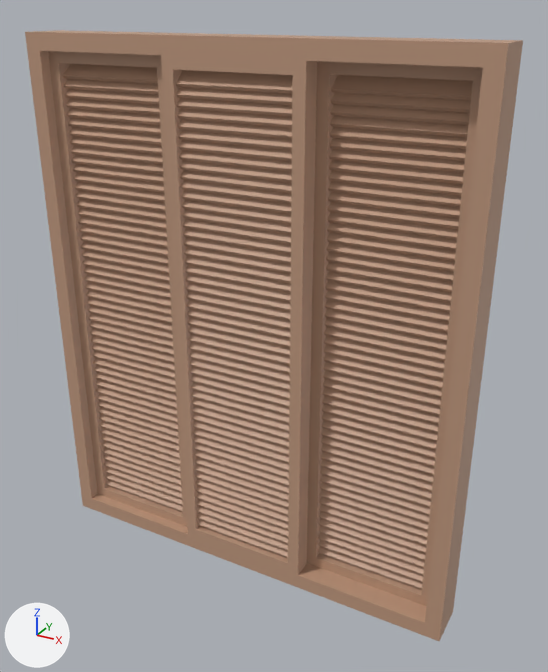
The FBX model Assets/Maya Files/Stage04/Modules/Wall_Door03.fbx: old version first, new version second.
Camera for both pictures: a 50 mm lens placed at (-0.43, -1.6, 2.51), pointed at (-1.89, 1.05, 1.19). Arrows for +X, +Y and +Z are at lower left; the lights stay in place. Where no turn or scale is listed for an object, it has been applied to the vertices.

Objects in the first picture: 'Door', 'Door2', 'Door3', 'Frame'.
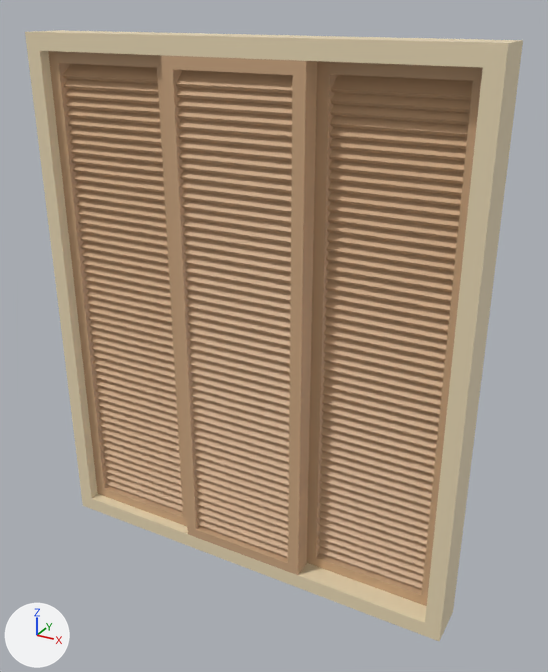
Where the newer file only moved an object's origin or applied its transform, the numbers keep the older frame.

Where the change shows, as pixel boxes (x1, y1, x2, y2) in the pictures (548 x 672 px):
'Frame', recoloured (brown to beige)
    both: (25, 30, 523, 641)
part 1 of me_mesh_001, surface changed
    both: (48, 51, 187, 526)
part 2 of me_mesh_002, surface changed
    both: (161, 55, 317, 575)
part 3 of me_mesh_003, surface changed
    both: (307, 61, 483, 606)

Patch to the scene script:
```diff
--- a/Assets/Maya Files/Stage04/Modules/Wall_Door03.fbx.py
+++ b/Assets/Maya Files/Stage04/Modules/Wall_Door03.fbx.py
@@ img_t_stage04_png @@
+img_t_stage04_png = load_image('T_Stage04.png', '../../../Textures/Stage04/T_Stage04.png', 2048, 2048, 'sRGB')
@@ mat_stage04 @@
+mat_stage04 = principled_material('stage04')
+mat_stage04.texture = img_t_stage04_png
@@ me_mesh_002 @@
 me_mesh_002.from_pydata(...)  # 440 vertices, 334 faces; spans x -0.31..0.31, y -0.04..0.04, z -1.13..1.13
 # used by ob_door2; location = (-1.993, 0.945, 1.2)
-me_mesh_002.materials.append(mat_stage03)  # picture img_t_stage03_png
+# me_mesh_002 part 2: texture (UV) coordinates of 334 of 334 faces, centred in x -0.31..0.31, y -0.04..0.04, z -1.13..1.13, changed; they spanned u 0.32..0.41, v 0.82..0.96 and now span u 0.35..0.45, v 0.58..0.72
+me_mesh_002.materials.append(mat_stage04)  # picture img_t_stage04_png
@@ me_mesh @@
 me_mesh.from_pydata(...)  # 16 vertices, 16 faces; spans x -1.0..1.0, y -0.1..0.1, z -1.2..1.2
-me_mesh.materials.append(mat_stage03)  # picture img_t_stage03_png
+me_mesh.materials.append(mat_stage04)  # picture img_t_stage04_png
@@ me_mesh_001 @@
 me_mesh_001.from_pydata(...)  # 440 vertices, 334 faces; spans x -0.31..0.31, y -0.05..0.05, z -1.12..1.14
 # used by ob_door; location = (-2.62, 1.0, 1.191)
-me_mesh_001.materials.append(mat_stage03)  # picture img_t_stage03_png
+# me_mesh_001 part 1: texture (UV) coordinates of 334 of 334 faces, centred in x -0.31..0.31, y -0.05..0.05, z -1.12..1.14, changed; they spanned u 0.32..0.41, v 0.82..0.96 and now span u 0.35..0.45, v 0.58..0.72
+me_mesh_001.materials.append(mat_stage04)  # picture img_t_stage04_png
@@ me_mesh_003 @@
 me_mesh_003.from_pydata(...)  # 440 vertices, 334 faces; spans x -0.31..0.31, y -0.05..0.05, z -1.13..1.13
 # used by ob_door3; location = (-1.38, 1.049, 1.2)
-me_mesh_003.materials.append(mat_stage03)  # picture img_t_stage03_png
+# me_mesh_003 part 3: texture (UV) coordinates of 334 of 334 faces, centred in x -0.31..0.31, y -0.05..0.05, z -1.13..1.13, changed; they spanned u 0.32..0.41, v 0.82..0.96 and now span u 0.35..0.45, v 0.58..0.72
+me_mesh_003.materials.append(mat_stage04)  # picture img_t_stage04_png
```
